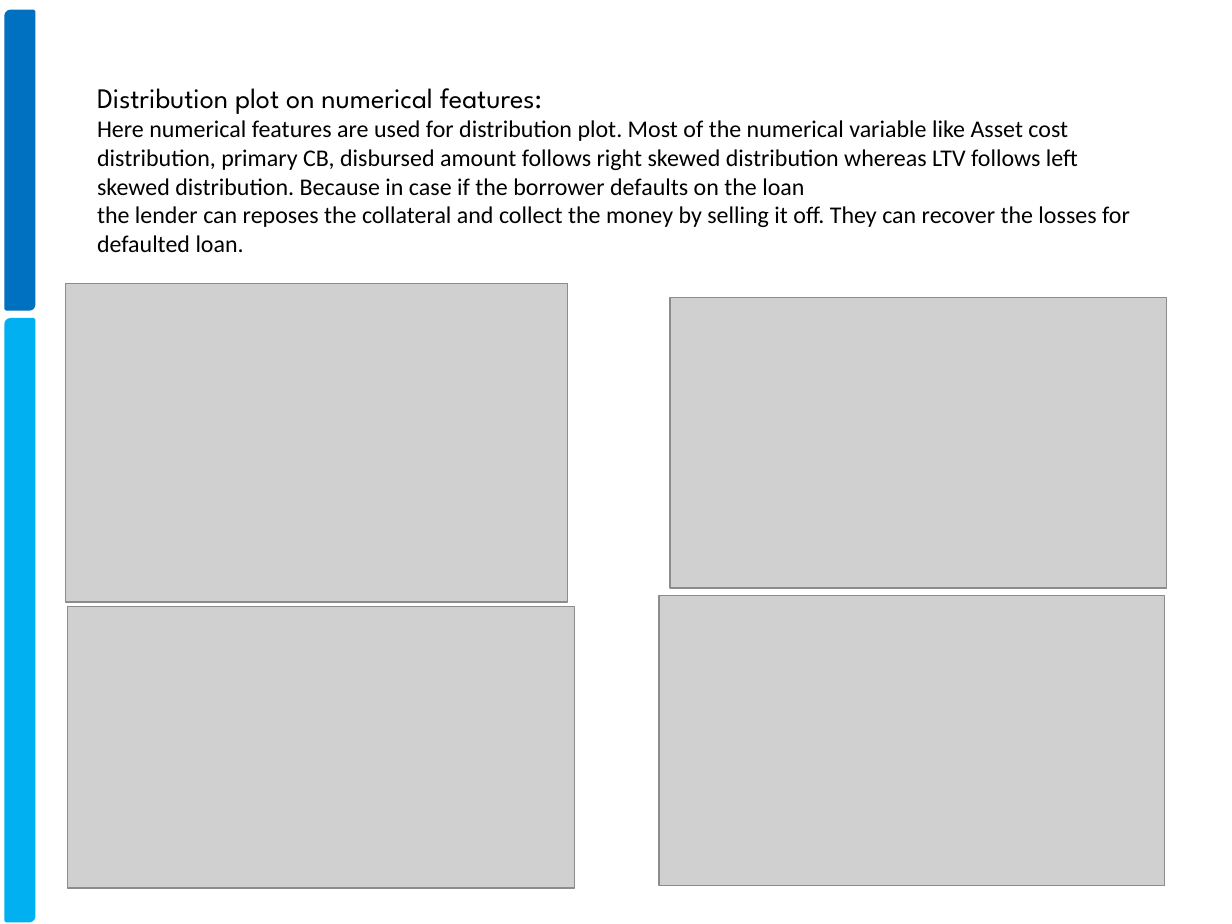
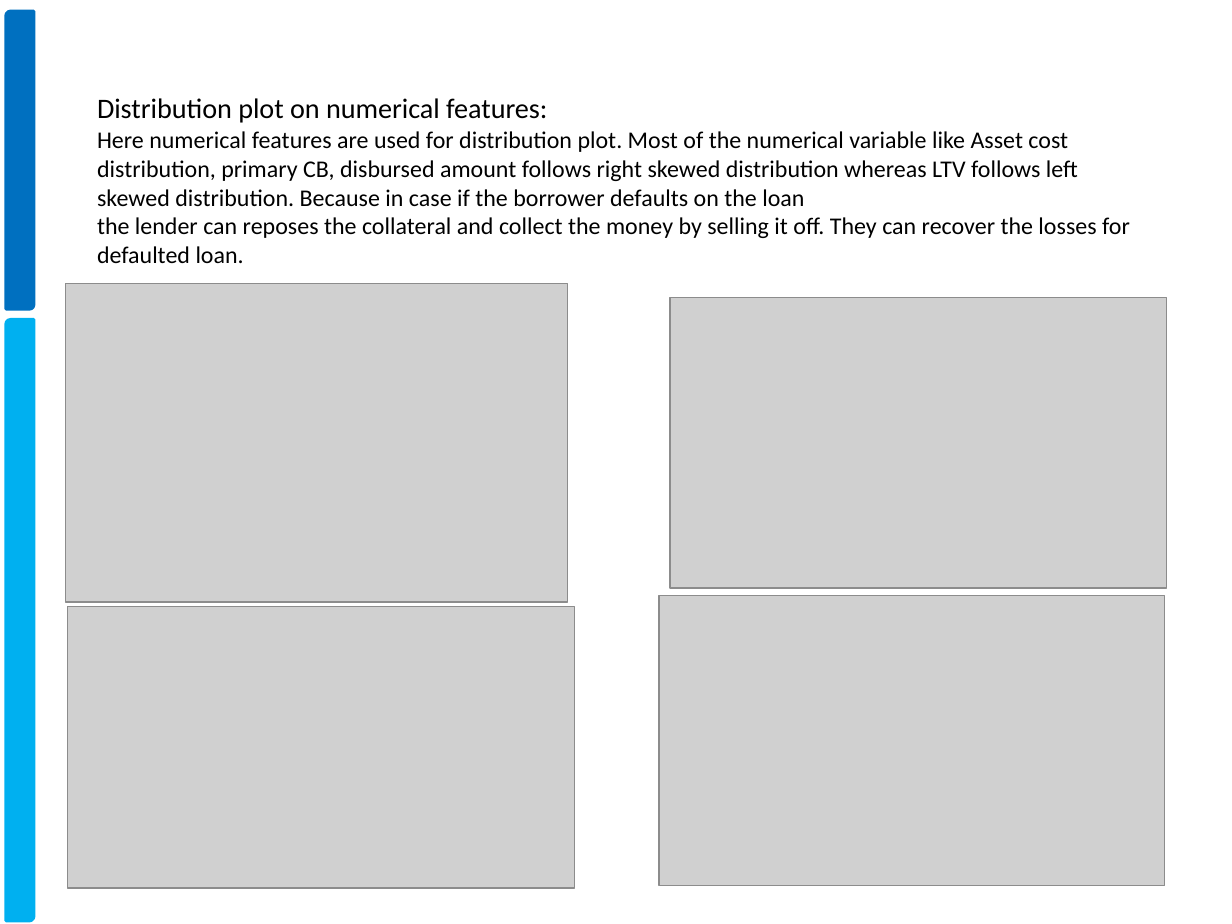
Before and after one commit to xavierigneous/Vehicle-Loan-Default-Prediction, a slide deck: slide 4 of Vehicle Loan Default Prediction.pptx. Drawn at 1232x924 pixels with LibreOffice and Linux fonts; fonts in the diff are those of the drawing; grey boxes stand for pictures; background and template pictures are left out. Boxes give left, top, right and bottom in pixels: in the first picture for what was removed or moved away, otherwise in the second. Text is boxed around its words. In the diff, an @@ line names an element or a change of style, - is before the commit and + after.

```diff
--- a/Vehicle Loan Default Prediction.pptx
+++ b/Vehicle Loan Default Prediction.pptx
@@ title "Distribution plot on numerical features: ..." at (97,98,1130,263): font League Spartan to Calibri in "Distribution plot on numerical features:" @@
```
Also in this commit, not shown: 5 other slides changed, 1 slide added, 2 slides removed, 4 other files.
